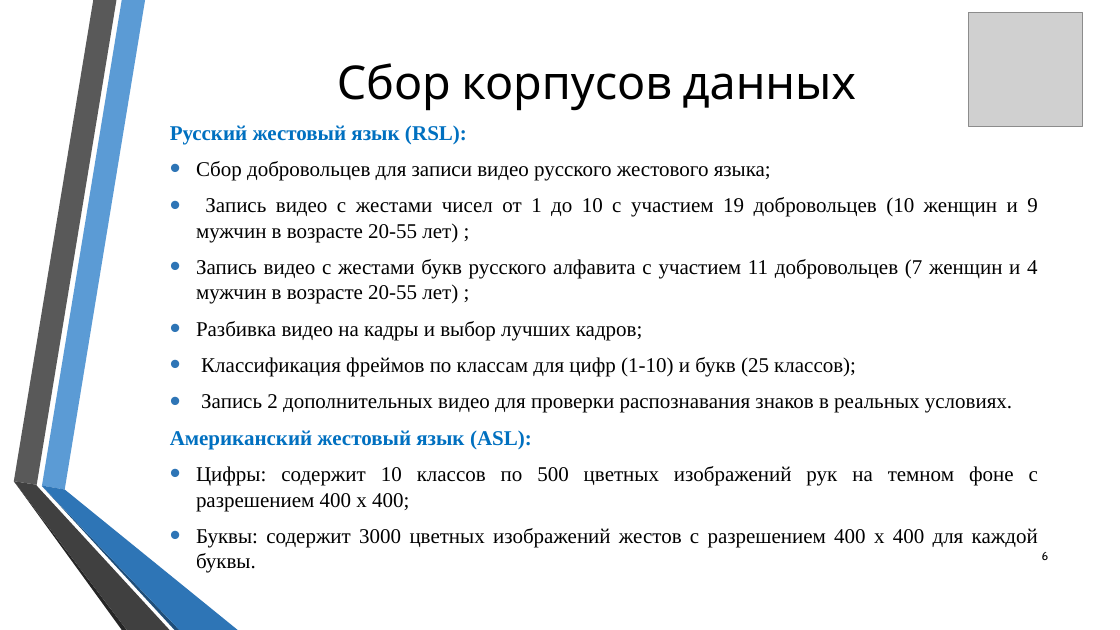
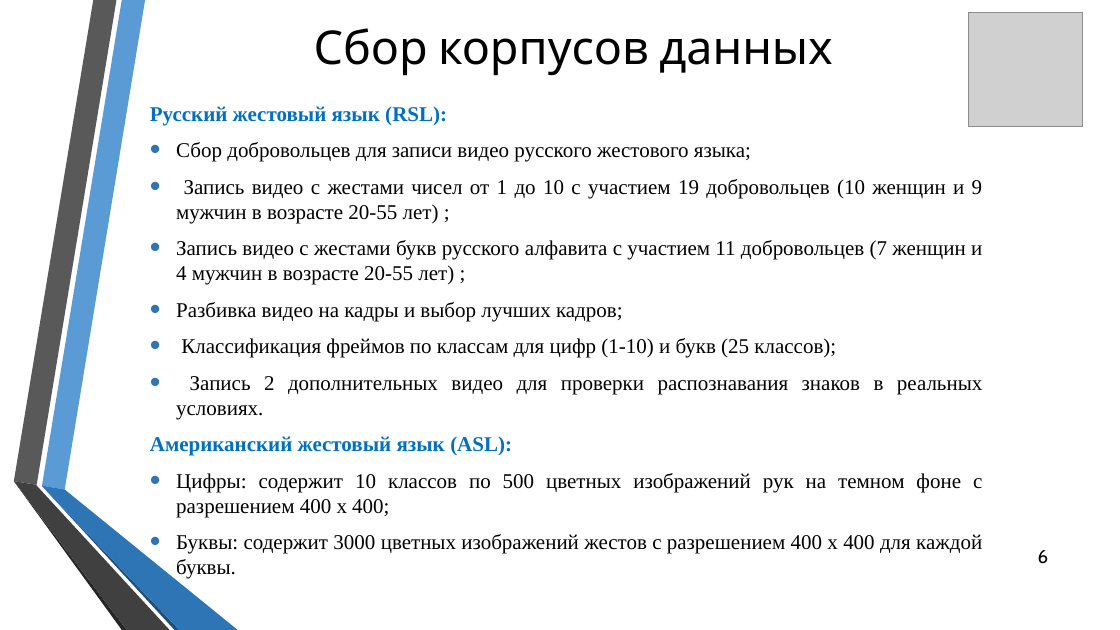
Before and after one commit to Elikul/vkr2, a slide deck: slide 6 of Презентация ВКР (Куликова ИТ-2МО).pptx. Drawn at 1120x630 pixels with LibreOffice and Linux fonts; fonts in the diff are those of the drawing; grey boxes stand for pictures; background and template pictures are left out. Boxes give left, top, right and bottom in pixels: in the first picture for what was removed or moved away, otherwise in the second. Text is boxed around its words. In the diff, an @@ line names an element or a change of style, - is before the commit and + after.

```diff
--- a/Презентация ВКР (Куликова ИТ-2МО).pptx
+++ b/Презентация ВКР (Куликова ИТ-2МО).pptx
@@ title "Сбор корпусов данных": place and size @@
-title "Сбор корпусов данных" at [337,63,856,111]
+title "Сбор корпусов данных" at [314,28,832,76]
@@ text "Русский жестовый язык (RSL):" rewrapped from [170,125,1038,573] to [150,106,982,579] @@
@@ page number at [1038,550,1049,564]: size 10 to 16 pt @@
```
Also in this commit, not shown: 10 other slides changed, 2 slides added, 5 other files.
